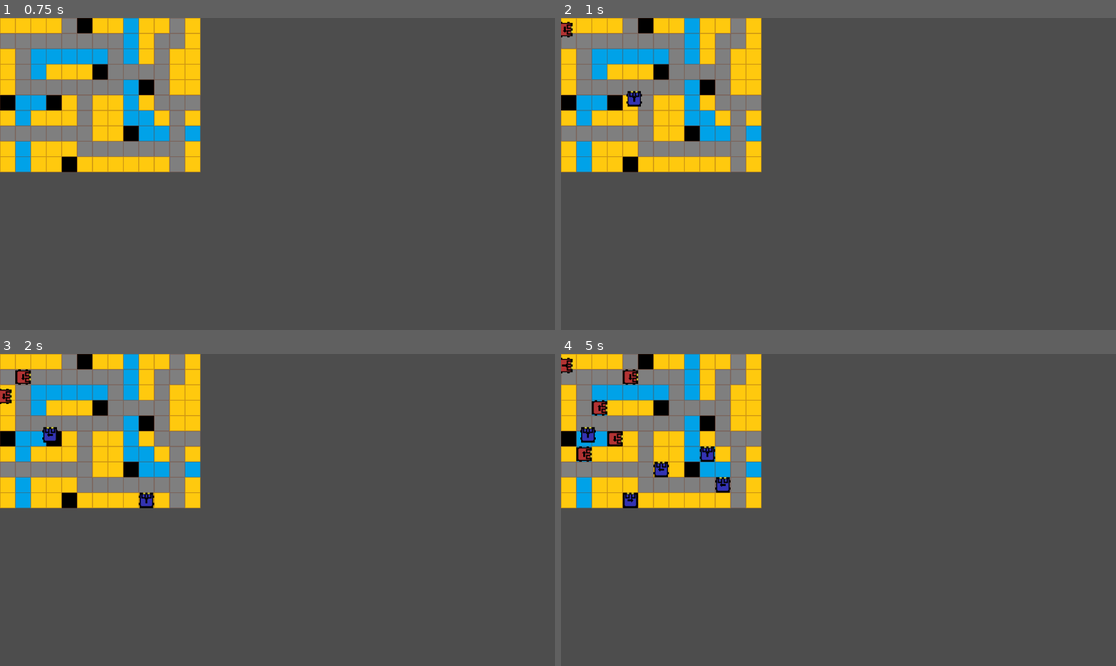
Above: before the commit, frames 1-4 (two rows, left to right).
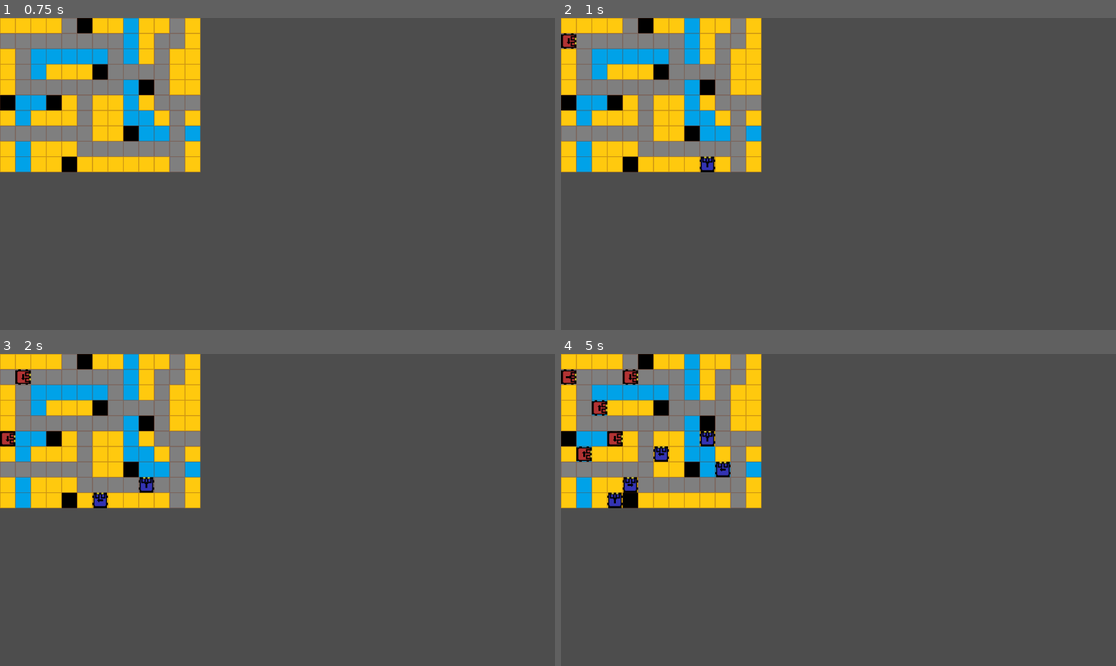
Above: after the commit, the same moments.

Repository: jelcofdice/MarchingBeat
Game: Godot game, scene res://Map.tscn
Same seed, same stepped clock (60 frames per second), same inputs: the game is played once before the commit and once after it.
Inputs:
- Up to frame 1 (0.75 s): tap Enter at 0.5 s
- Up to frame 2 (1 s): no input
- Up to frame 3 (2 s): tap Space at 1.25 s
- Up to frame 4 (5 s): tap Enter at 2.75, 4.25 s; tap Space at 3.5 s

Frame 1 is identical in both runs. In frame 2, 0.5% of the frame differs, in the area x 0-28%, y 1-50%; in frame 3, 0.7%; in frame 4, 1.5%, in the area x 0-31%, y 1-50%.

Commit message:
fix(ui): Changes unit tile_size rescaling from implicit to explicit call to avoid ordering dependency

Diff:
--- a/Map.gd
+++ b/Map.gd
@@ -14,11 +14,13 @@
 
 func _on_beat():
 	var unit: Unit = packedUnit.instantiate()
-	unit.set_starting(Vector2i(randi() % size.x, size.y), Vector2i.UP, randi() % 4, 0)
+	unit.configure(tile_size)
+	unit.set_starting(Vector2i(randi() % size.x, size.y-1), Vector2i.UP, randi() % 4, 0)
 	unit.bearing = unit.facing
 	add_child(unit)
 
 	unit = packedUnit.instantiate()
+	unit.configure(tile_size)
 	unit.set_starting(Vector2i(0, randi() % size.y), Vector2i.RIGHT, randi() % 4, 1)
 	unit.bearing = unit.facing
 	add_child(unit)
--- a/Unit.gd
+++ b/Unit.gd
@@ -38,16 +38,16 @@
 
 func _ready():
 	SignalBus.unit_created.emit(self)
-	var parent := get_parent()
-	if parent is Object and "tile_size" in parent:
-		tile_size = parent.tile_size
-		tile_draw_offset = Vector2(tile_size/2, tile_size/2)
 
 func set_starting(_pos: Vector2i, _facing: Vector2i, _number: int, _team: int):
 	pos = _pos
 	facing = _facing
 	number = _number
 	team = _team
+
+func configure(_tile_size: int):
+	tile_size = _tile_size
+	tile_draw_offset = Vector2(tile_size/2, tile_size/2)
 
 func next_pos() -> Vector2i:
 	return pos + bearing
